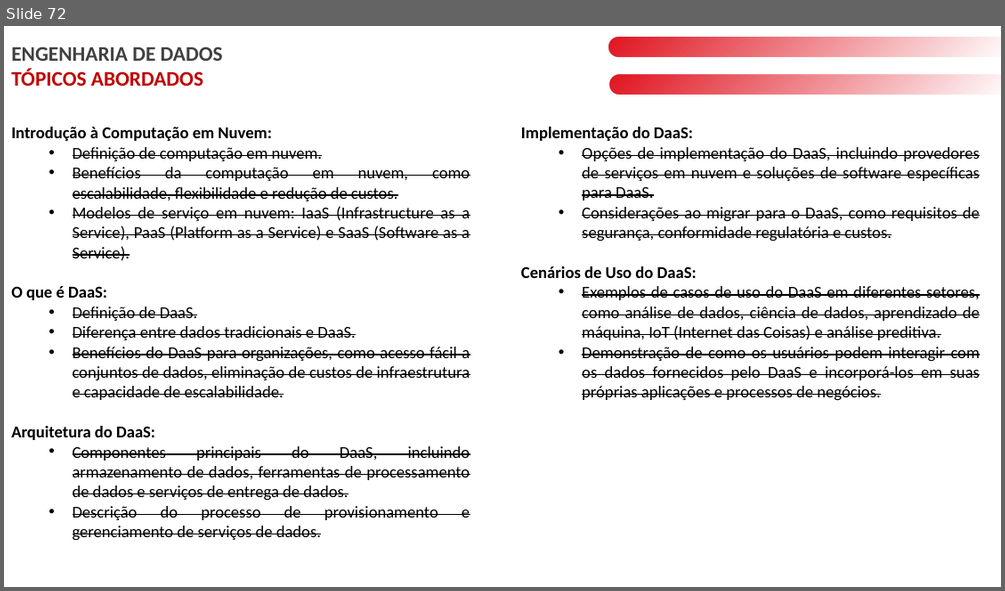
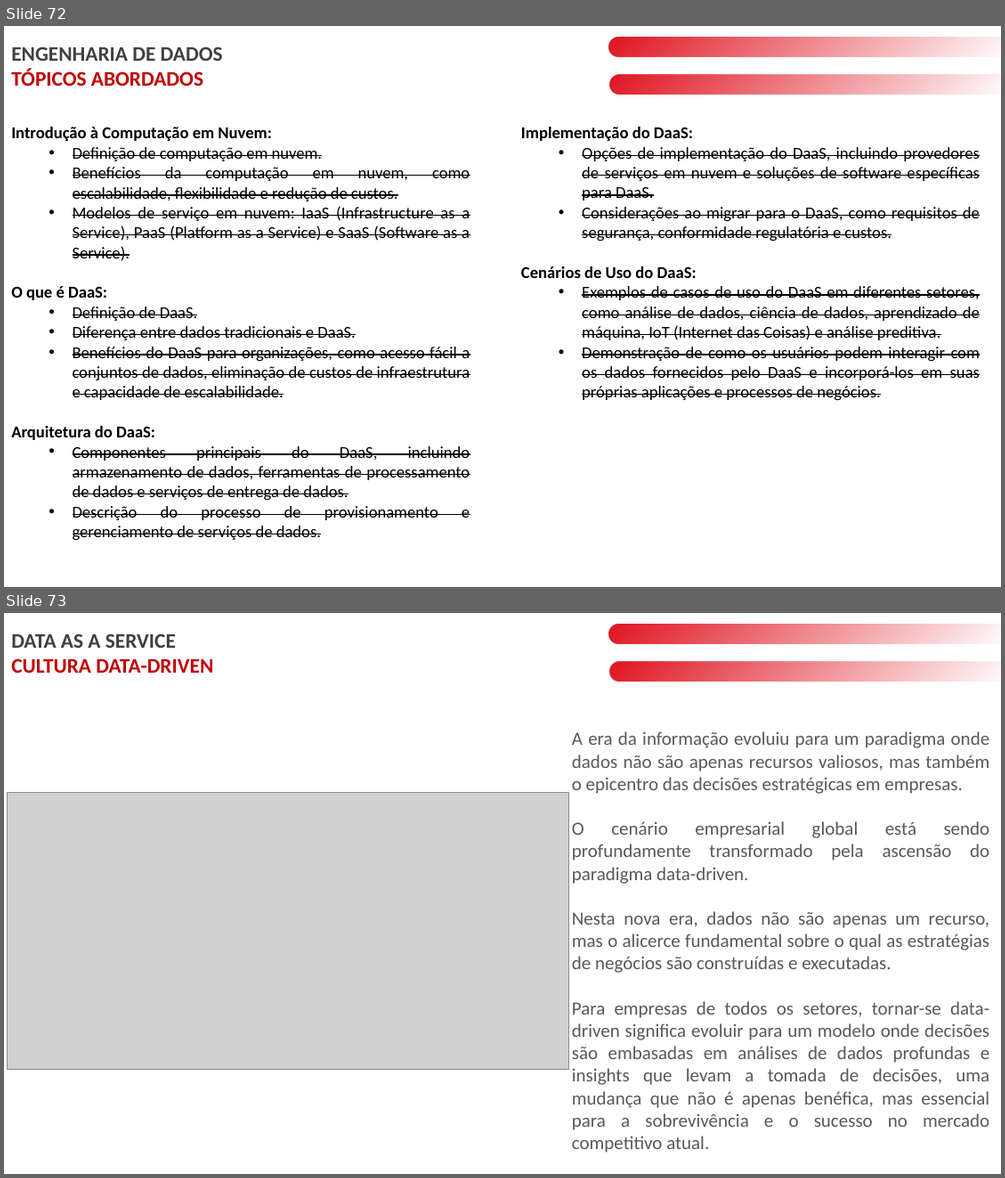
Before and after one commit to laysabelici/data_as_a_service, a slide deck: DAAS PT2.pptx. Shown one above the other, each under a label of ours: slide 72 before the commit, slides 72 and 73 after it. The pictures are 1005x591 and 1005x1178 pixels, drawn with LibreOffice and Linux fonts; fonts in the diff are those of the drawing; grey boxes stand for pictures. Boxes give left, top, right and bottom in pixels: in the first picture for what was removed or moved away, otherwise in the second. Text is boxed around its words. In the diff, an @@ line names an element or a change of style, - is before the commit and + after.

```diff
--- a/DAAS PT2.pptx
+++ b/DAAS PT2.pptx
@@ slide 73 added at (x1=4, y1=613, x2=1001, y2=1174), background #FFFFFF @@
@@ text added at (x1=11, y1=633, x2=213, y2=673), 20 pt, text #C00000, bold @@
+DATA AS A SERVICE
+CULTURA DATA-DRIVEN
@@ rounded rectangle added at (x1=609, y1=625, x2=1001, y2=644), fill gradient #E11622 @@
@@ rounded rectangle added at (x1=610, y1=662, x2=1001, y2=682), fill gradient #E11622 @@
@@ rectangle added at (x1=231, y1=691, x2=329, y2=719), fill #FFFFFF @@
@@ text added at (x1=572, y1=731, x2=990, y2=1152), 18 pt, text #595959 @@
+A era da informação evoluiu para um paradigma onde dados não são apenas recursos valiosos, mas também o epicentro das decisões estratégicas em empresas.
+O cenário empresarial global está sendo profundamente transformado pela ascensão do paradigma data-driven.
+Nesta nova era, dados não são apenas um recurso, mas o alicerce fundamental sobre o qual as estratégias de negócios são construídas e executadas.
+Para empresas de todos os setores, tornar-se data-driven significa evoluir para um modelo onde decisões são embasadas em análises de dados profundas e insights que levam a tomada de decisões, uma mudança que não é apenas benéfica, mas essencial para a sobrevivência e o sucesso no mercado competitivo atual.
@@ picture added at (x1=8, y1=792, x2=569, y2=1070) @@
```
Also in this commit, not shown: 8 other slides added.
